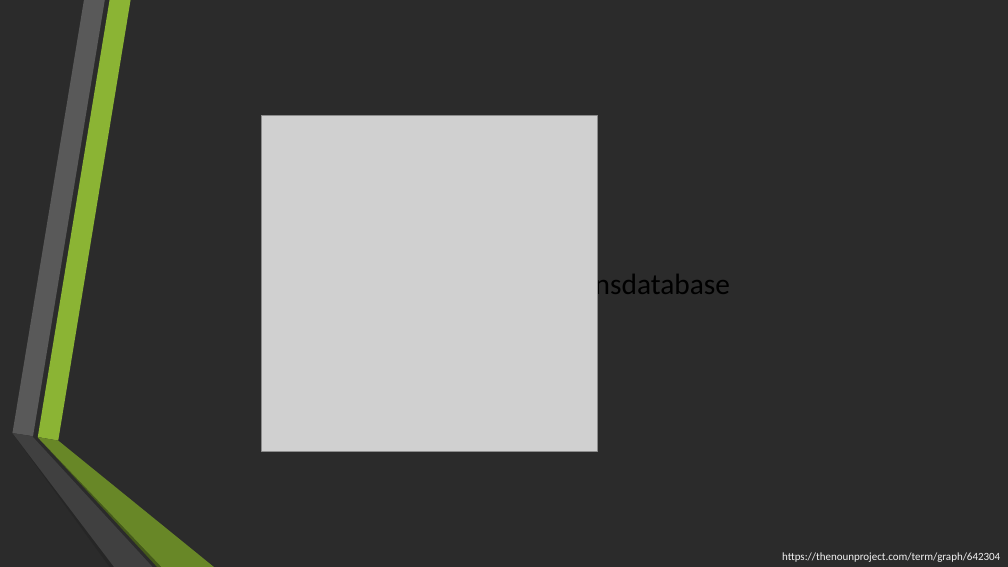
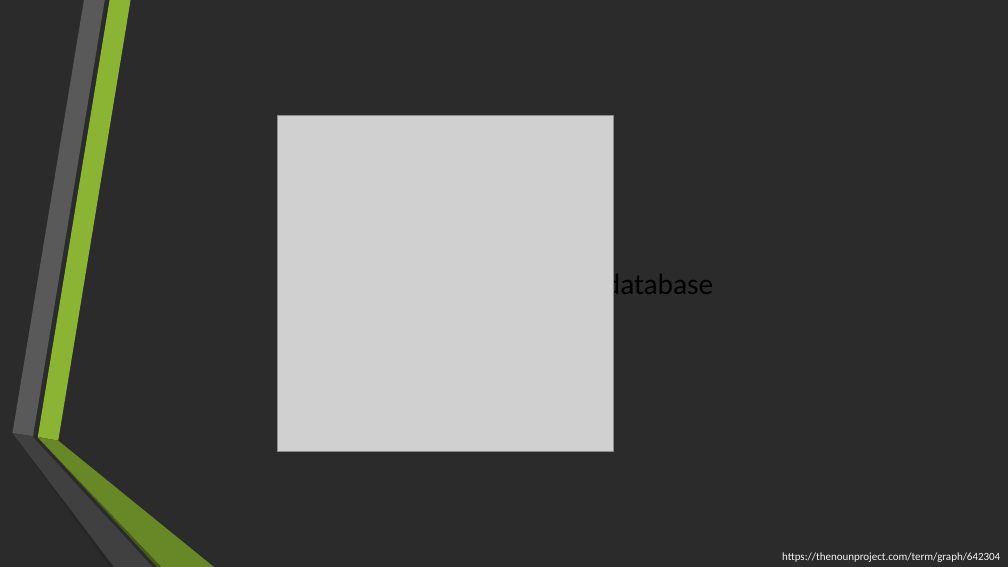
Before and after one commit to jonstodle/RealmTodo, a slide deck: slide 8 of Realm.nor.pptx. Drawn at 1008x567 pixels with LibreOffice and Linux fonts; fonts in the diff are those of the drawing; grey boxes stand for pictures; background and template pictures are left out; a plain dark background stands for a picture behind light text. Boxes give left, top, right and bottom in pixels: in the first picture for what was removed or moved away, otherwise in the second. Text is boxed around its words. In the diff, an @@ line names an element or a change of style, - is before the commit and + after.

```diff
--- a/Realm.nor.pptx
+++ b/Realm.nor.pptx
@@ picture: place and size @@
-picture at (262, 116, 597, 451)
+picture at (278, 116, 613, 451)
@@ text at (526, 270, 714, 302): text changed @@
-Relasjonsdatabase
+Objektdatabase
```
